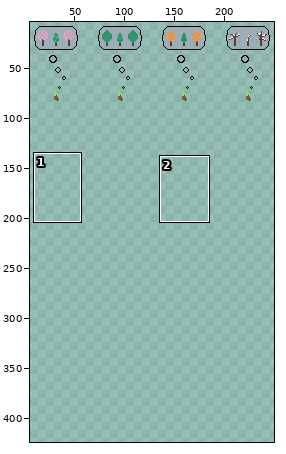
Two versions of one pixel-art file, assets/images/tree_tileset.aseprite. The picture above shows the old version from afar; the outline marks the close-up.
Close-up. The starting point:
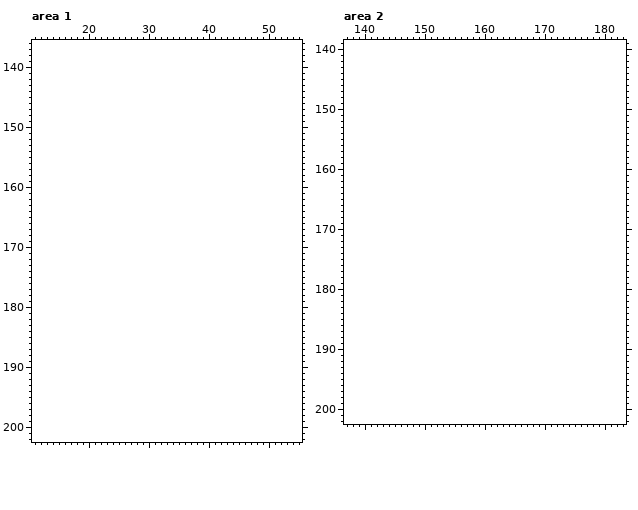
256x112 pixels, 1 frame. Shown: area 1: x 11..55, y 136..202; area 2: x 137..183, y 139..202. The old version is drawn lined up with the new one, on the new canvas. The wide view leaves out empty margins. The commit also changed other parts of the picture, which this record leaves out.
After the commit:
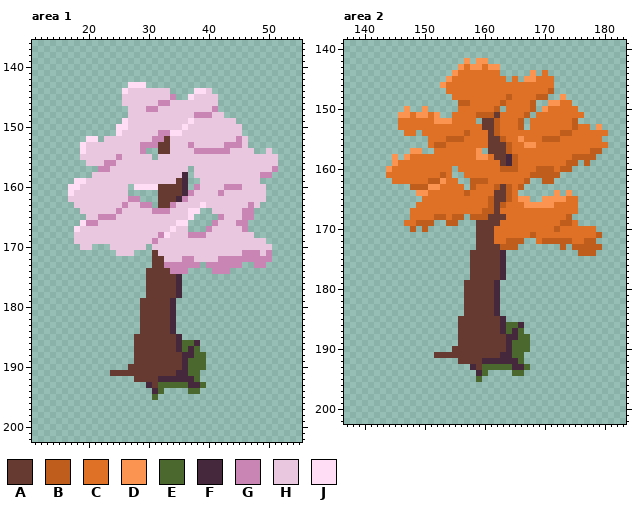
Palette (. is transparent): A #663931  B #be5d1c  C #df7126  D #fa9450  E #4b692f  F #45283c  G #c986b4  H #e9c7df  J #ffdef5
Change:
canvas 256x112 -> 256x448
Area 1:
y 143: x 27..29 ... -> JJJ
y 144: x 26..33 ........ -> JHHHHHHH; x 38..40 ... -> JJH
y 145: x 26..34 ......... -> HHHHHHHHG; x 37..41 ..... -> JHHHH
y 146: x 26..41 ................ -> HHHHHHGGHHHHHHHH
y 147: x 27..41 ............... -> HHHGGHHHHHHHHHG
y 148: x 27..42 ................ -> HHHHHHHHHHHGGGHH
y 149: x 26..44 ................... -> JHHHHHHHHHHJHHHHHHH
y 150: x 25..45 ..................... -> JJHHHHHHHHHJHHHHHHHHH
y 151: x 25..45 ..................... -> JHHHHHHGGJJHHHHHHHHHH
y 152: x 20..21 .. -> JJ; x 23..46 ........................ -> HHHHHHHHGGAHHHHHHHHHHHGH
y 153: x 19..46 ............................ -> JHHHHHHHHHGGGAAHHHGHHHHHGGGH
y 154: x 19..29 ........... -> JHHHHHHHHHG; x 32..47 ................ -> AAHHHHGGGGGGHHHH; x 50 . -> H
y 155: x 19..30 ............ -> HHHHHHGHHHHH; x 32..51 .................... -> HHHHHHHHHHHHHHHHHHHH
y 156: x 20..51 ................................ -> HHHGGHHHHHHHHHHHHHHHHHHHHHHHHHHH
y 157: x 22..36 ............... -> GGHHHHHHHHHHHHH; x 38..51 .............. -> HHHHHHHHHHHHHG
y 158: x 21..36 ................ -> HHHHHHHHHHHHHHHF; x 38..50 ............. -> HHHHHHHHHHHGG
y 159: x 18..36 ................... -> JJHHHHHHHHHHHHHHHAF; x 39..48 .......... -> HHHHHHHHHH
y 160: x 17..26 .......... -> JJHHHHHHHH; x 28..36 ......... -> JJJJAAAAF; x 38..49 ............ -> GHHHHGGGHHHH
y 161: x 17..26 .......... -> JHHHHHHHHH; x 32..49 .................. -> AAAAFGHHHHGHHHHHHH
y 162: x 17..28 ............ -> HHHHHHHHHHGG; x 32..49 .................. -> AAAFGHHHHHHHHHHHHH
y 163: x 18..30 ............. -> HHHHHHHHGHHGG; x 32..48 ................. -> AAGHHHHJHHHHHHHGH
y 164: x 19..38 .................... -> HHHHHHGHHHHHGGGHHHJJ; x 41..47 ....... -> HHHHHGG
y 165: x 20..37 .................. -> HHGGGHHHHHHHHHHHHJ; x 42..47 ...... -> GHHHGG
y 166: x 19..36 .................. -> JGGHHHHHHHHHHHHHJJ; x 41..46 ...... -> GHHHGG
y 167: x 18..36 ................... -> JHHHHHHHHHHHHHHHJHH; x 40..46 ....... -> GHHHHHG
y 168: x 18..47 .............................. -> HHHHHHHHHHHHHHGJHHHGGGHHHHHHHH
y 169: x 18..49 ................................ -> HHHHHHHHHHHHHGHHHHHHHHHHHHHHHHHH
y 170: x 19..20 .. -> HH; x 24..29 ...... -> HHHHHH; x 31..50 .................... -> HHHHHHHHHHHHHHHHHHHH
y 171: x 25..27 ... -> HHH; x 31..50 .................... -> AHHHHHHHHHHHHHHGGGHG
y 172: x 31..50 .................... -> AAHHHGGHHHHGGGGGGGGG
y 173: x 31..38 ........ -> AAGGGGGG; x 40..45 ...... -> GGGGGG; x 48..49 .. -> GG
y 174: x 30..36 ....... -> AAAAGGG; x 41..43 ... -> GGG
y 175..178: x 30..35 ...... -> AAAAAF
y 179..184: x 29..34 ...... -> AAAAAF
y 185: x 28..35 ........ -> AAAAAAAF
y 186: x 28..38 ........... -> AAAAAAAFEEF
y 187: x 28..38 ........... -> AAAAAAAFEFE
y 188: x 28..39 ............ -> AAAAAAAAFFEE
y 189: x 28..39 ............ -> AAAAAAAAFEEE
y 190: x 27..39 ............. -> AAAAAAAAAFEEE
y 191: x 24..38 ............... -> AAAAAAAAAAAFFEE
y 192: x 28..38 ........... -> AAAAFFFFFFE
y 193: x 30..39 .......... -> FAEEEEEFFE
y 194: x 31..32 .. -> FE; x 37..38 .. -> EE
y 195: x 31 . -> E
Area 2:
y 142: x 157 . -> D; x 159..160 .. -> DD
y 143: x 156..162 ....... -> DCDDCDD
y 144: x 155..162 ........ -> DCCCCCCC; x 168 . -> D; x 170 . -> C
y 145: x 154..163 .......... -> DCCCCCCCCC; x 165 . -> C; x 167..171 ..... -> DDCCC
y 146: x 153..171 ................... -> DCCCCCCCCCCCCCCCCCC
y 147: x 154..171 .................. -> CCCCCCCCCCCCCCCCCB
y 148: x 155..170 ................ -> CCCCCCCCCBCCCCBB; x 173 . -> D
y 149: x 156..168 ............. -> BBCCCCCBCCCCB; x 171..174 .... -> DDCC
y 150: x 147 . -> D; x 150 . -> D; x 156..162 ....... -> CCCCCCB; x 164..168 ..... -> CCCCB; x 170..175 ...... -> DCCCCC
y 151: x 146..152 ....... -> DDCDDCD; x 155..167 ............. -> CCCCBBBACCCCB; x 169..176 ........ -> CCCCCCCC
y 152: x 146..158 ............. -> CCCCCCDDDCCCC; x 160..166 ....... -> AABCCCB; x 168..175 ........ -> CCCCCCCB
y 153: x 146..166 ..................... -> CCCCCCCCCCCCCCAABCCCB; x 168..177 .......... -> CCCCCCCBCC; x 179 . -> D
y 154: x 147..148 .. -> CC; x 150..180 ............................... -> CCCCCCCBCCCABCCCCCCCCCCBBCCCCCC
y 155: x 151..179 ............................. -> CCCBBBCCCCAABCCDCCCBBBCCCCCCC
y 156: x 151..180 .............................. -> CBBCCCCCCCAAABCCDDCCCCCCCCCCCC
y 157: x 148..149 .. -> DD; x 152..159 ........ -> CCCCCCCD; x 161..179 ................... -> AAABCCCCCCCCCCCCCBB
y 158: x 145 . -> D; x 147..178 ................................ -> DCCCCCCCCCCCDDCAAFBCCCCCCCCCBBBB
y 159: x 145..175 ............................... -> DCCCCCCCCCCCCCCCCCAFBCCCCCCCCBB; x 177 . -> B
y 160: x 144..154 ........... -> DCCCCCCCCCC; x 156..174 ................... -> CCCCCCCBBBCCCBBBCBB
y 161: x 144..154 ........... -> CCCCCCCCCBC; x 157..172 ................ -> CCCCCCCCCCCBBBBB
y 162: x 145..155 ........... -> CCCCCCBBDCC; x 158..167 .......... -> BBBCCCCCCB; x 170..171 .. -> BB
y 163: x 148..156 ......... -> BBBDDCCCC; x 158..166 ......... -> BCCCBABCB
y 164: x 149..165 ................. -> DDCCCCCCBCCCCAABC; x 172 . -> D; x 174 . -> D
y 165: x 150..167 .................. -> CCCCCCCCCCCBAABCDD; x 170..175 ...... -> DDDDCC
y 166: x 149..175 ........................... -> CCCCCCCCCCCCBABCCCDDDDDCCCC
y 167: x 148..175 ............................ -> CCCCCCCCCCCCBBACCCCCCCCCCCCC
y 168: x 148..156 ......... -> CCCCBBCBB; x 158..174 ................. -> BBBAAACCCCCCCCCCB
y 169: x 147..151 ..... -> CCBBB; x 154..155 .. -> BB; x 159..175 ................. -> AAAACCCCCCCCCCBBC
y 170: x 148 . -> B; x 150 . -> B; x 159..178 .................... -> AAACCCCCCCCCCBCCCCCC
y 171: x 159..179 ..................... -> AAACCCCCCBCCCCCCCCCCB
y 172: x 159..166 ........ -> AAACCBBB; x 169..178 .......... -> CBBBBBCCBB
y 173: x 159..165 ....... -> AAAABBB; x 173 . -> B; x 175..179 ..... -> BBBBB
y 174: x 158..163 ...... -> AAAAAF; x 176..178 ... -> BBB
y 175..178: x 158..163 ...... -> AAAAAF
y 179..184: x 157..162 ...... -> AAAAAF
y 185: x 156..163 ........ -> AAAAAAAF
y 186: x 156..166 ........... -> AAAAAAAFEEF
y 187: x 156..166 ........... -> AAAAAAAFEFE
y 188: x 156..167 ............ -> AAAAAAAAFFEE
y 189: x 156..167 ............ -> AAAAAAAAFEEE
y 190: x 155..167 ............. -> AAAAAAAAAFEEE
y 191: x 152..166 ............... -> AAAAAAAAAAAFFEE
y 192: x 156..166 ........... -> AAAAFFFFFFE
y 193: x 158..167 .......... -> FAEEEEEFFE
y 194: x 159..160 .. -> FE; x 165..166 .. -> EE
y 195: x 159 . -> E
